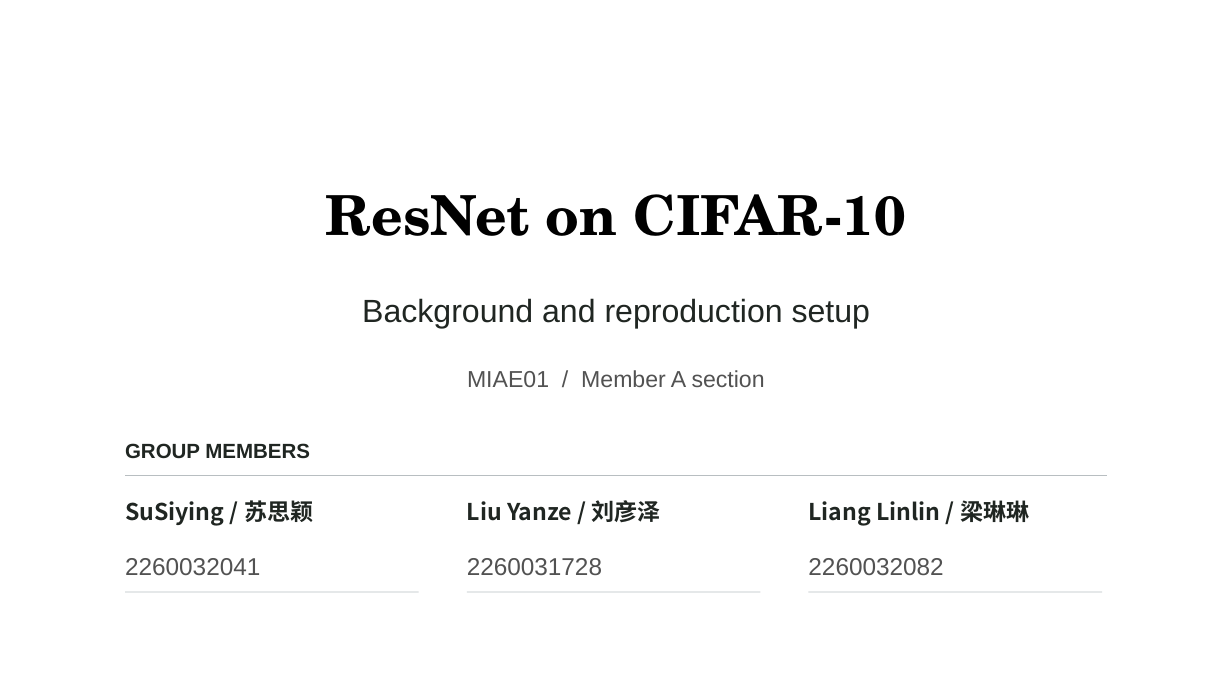
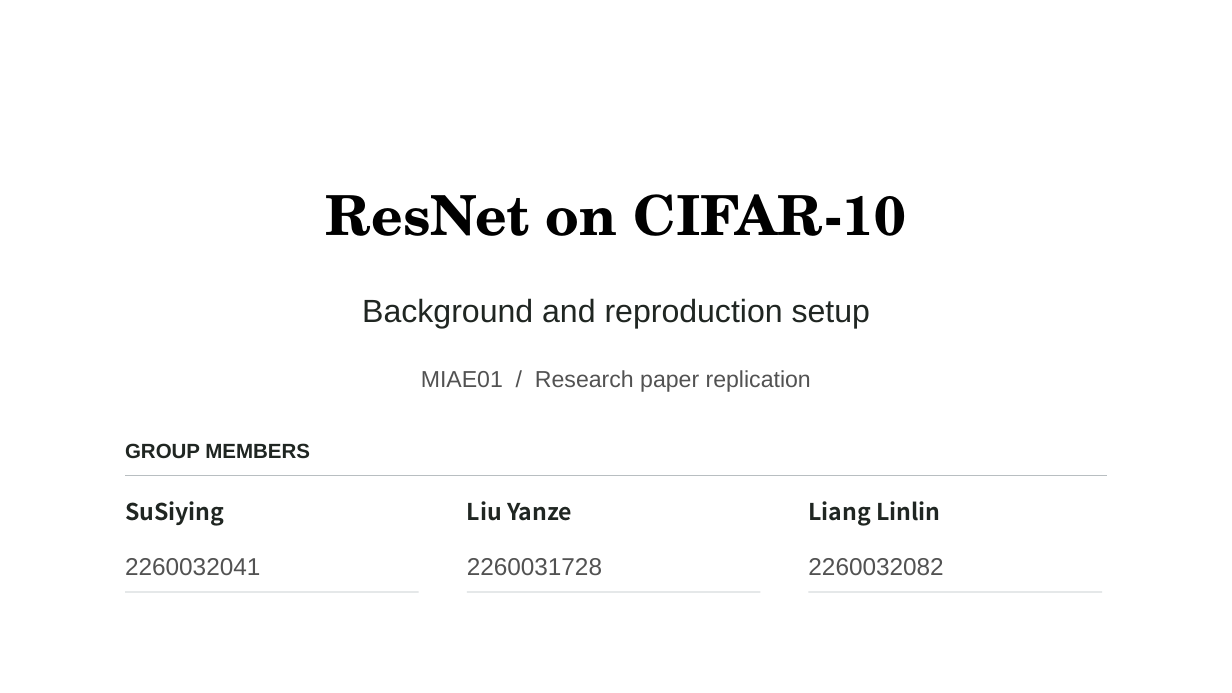
Before and after one commit to liuyanze910-svg/miae01-resnet-replication, a slide deck: slide 1 of docs/slides/week4_a_background_methods.pptx. Drawn at 1232x693 pixels with LibreOffice and Linux fonts; fonts in the diff are those of the drawing; background and template pictures are left out. Boxes give left, top, right and bottom in pixels: in the first picture for what was removed or moved away, otherwise in the second. Text is boxed around its words. In the diff, an @@ line names an element or a change of style, - is before the commit and + after.

Commit message:
2260032041 SuSiying Week4 keep English materials in repository

```diff
--- a/docs/slides/week4_a_background_methods.pptx
+++ b/docs/slides/week4_a_background_methods.pptx
@@ text at (x1=421, y1=370, x2=811, y2=392): text changed @@
-MIAE01 / Member A section
+MIAE01 / Research paper replication
@@ text at (x1=125, y1=501, x2=224, y2=526): text changed @@
-SuSiying / 苏思颖
+SuSiying
@@ text at (x1=467, y1=501, x2=572, y2=521): text changed @@
-Liu Yanze / 刘彦泽
+Liu Yanze
@@ text at (x1=808, y1=501, x2=940, y2=526): text changed @@
-Liang Linlin / 梁琳琳
+Liang Linlin
```
Also in this commit, not shown: 7 other slides changed, 3 slides added, 4 other files.
